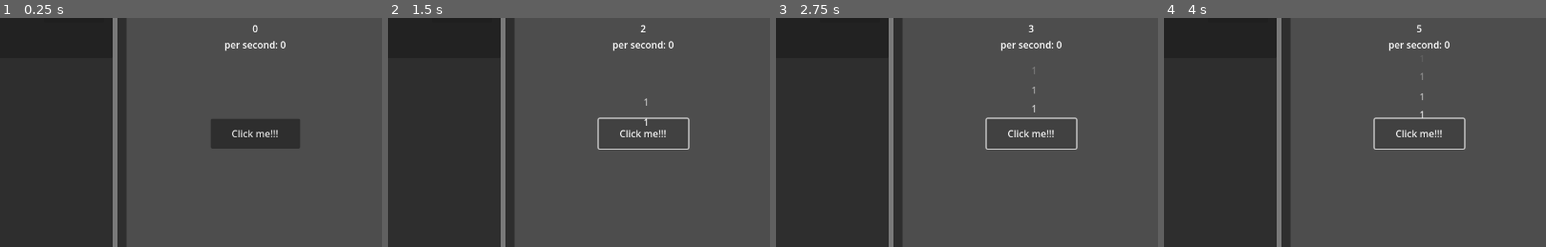
Above: before the commit, frames 1-4 (left to right).
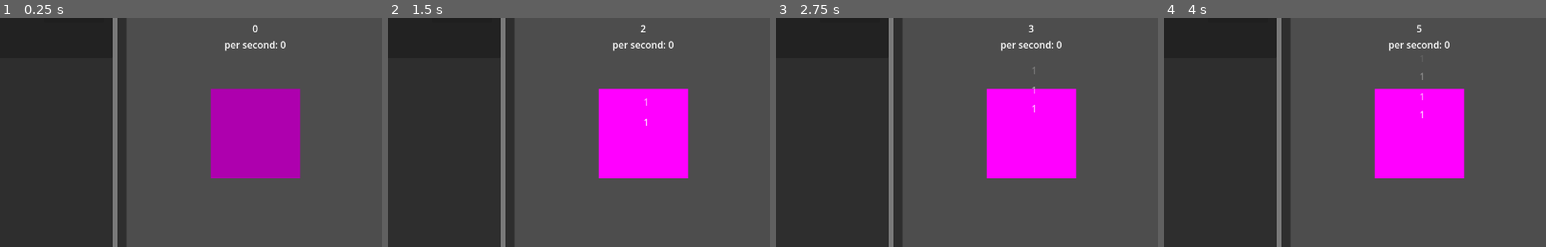
Above: after the commit, the same moments.

Repository: O-39889/tmic
Game: Godot game, scene res://scenes/Main.tscn
Same seed, same stepped clock (60 frames per second), same inputs: the game is played once before the commit and once after it.
Inputs (mouse positions are % of the whole screen's width and height, from its top left):
- Up to frame 1 (0.25 s): no input
- Up to frame 2 (1.5 s): click (83, 53) at 0.5 s, where only the run before the commit has a clickable "Click me!!!"; click (83, 53) at 1.27 s
- Up to frame 3 (2.75 s): click (83, 53) at 2 s, where only the run before the commit has a clickable "Click me!!!"
- Up to frame 4 (4 s): click (83, 53) at 2.77 s; click (83, 53) at 3.5 s, where only the run before the commit has a clickable "Click me!!!"
The pictures show only the part of the screen within x 50-100%, y 28-78%; the shares and areas given below are measured in that part.

The runs differ from the first frame. In frame 1, 9.3% of the frame differs, in the area x 55-79%, y 30-70%; in frame 2, 9.4%; in frame 3, 9.4%, in the area x 54-79%, y 30-70%; in frame 4, 9.4%.

Commit message:
Change Main to use ClickMe

Diff:
--- a/scenes/ClickMe.tscn
+++ b/scenes/ClickMe.tscn
@@ -3,13 +3,15 @@
 [ext_resource type="Texture2D" uid="uid://puou6pdgyigj" path="res://assets/textures/ClickMePlaceholder.tres" id="1_0gcv5"]
 [ext_resource type="Script" path="res://scripts/ClickMe.gd" id="1_dovui"]
 
-[node name="AspectRatioContainer" type="AspectRatioContainer"]
+[node name="ClickMe" type="AspectRatioContainer"]
+modulate = Color(0.682353, 0.682353, 0.682353, 1)
 custom_minimum_size = Vector2(150, 150)
 offset_right = 40.0
 offset_bottom = 40.0
+mouse_filter = 2
+script = ExtResource("1_dovui")
 
-[node name="ClickMe" type="TextureButton" parent="."]
-modulate = Color(0.681423, 0.681423, 0.681423, 1)
+[node name="TextureButton" type="TextureButton" parent="."]
 custom_minimum_size = Vector2(150, 150)
 layout_mode = 2
 texture_normal = ExtResource("1_0gcv5")
@@ -17,8 +19,7 @@
 texture_hover = ExtResource("1_0gcv5")
 texture_disabled = ExtResource("1_0gcv5")
 texture_focused = ExtResource("1_0gcv5")
-script = ExtResource("1_dovui")
 
-[connection signal="mouse_entered" from="ClickMe" to="ClickMe" method="_on_mouse_entered"]
-[connection signal="mouse_exited" from="ClickMe" to="ClickMe" method="_on_mouse_exited"]
-[connection signal="pressed" from="ClickMe" to="ClickMe" method="_on_pressed"]
+[connection signal="mouse_entered" from="TextureButton" to="." method="_on_mouse_entered"]
+[connection signal="mouse_exited" from="TextureButton" to="." method="_on_mouse_exited"]
+[connection signal="pressed" from="TextureButton" to="." method="_on_click_me_pressed"]
--- a/scenes/Main.tscn
+++ b/scenes/Main.tscn
@@ -1,6 +1,7 @@
-[gd_scene load_steps=2 format=3 uid="uid://i15pl33k6qwe"]
+[gd_scene load_steps=3 format=3 uid="uid://i15pl33k6qwe"]
 
 [ext_resource type="Script" path="res://scripts/Main.gd" id="1_exypd"]
+[ext_resource type="PackedScene" uid="uid://oit24pi7quno" path="res://scenes/ClickMe.tscn" id="2_e5n4g"]
 
 [node name="Main" type="Control"]
 layout_mode = 3
@@ -86,8 +87,10 @@
 layout_mode = 2
 
 [node name="ClickMeBtn" type="Button" parent="ThreeContainer/Rightmost/VBoxContainer/CenterContainer"]
+visible = false
 custom_minimum_size = Vector2(150, 50)
 layout_mode = 2
 text = "Click me!!!"
 
-[connection signal="pressed" from="ThreeContainer/Rightmost/VBoxContainer/CenterContainer/ClickMeBtn" to="." method="_on_button_pressed"]
+[node name="ClickMe" parent="ThreeContainer/Rightmost/VBoxContainer/CenterContainer" instance=ExtResource("2_e5n4g")]
+layout_mode = 2
--- a/scripts/ClickMe.gd
+++ b/scripts/ClickMe.gd
@@ -1,4 +1,7 @@
-extends TextureButton
+extends AspectRatioContainer
+
+
+signal clicked;
 
 
 # Called when the node enters the scene tree for the first time.
@@ -19,5 +22,5 @@
 	modulate = Color("#aeaeae")
 
 
-func _on_pressed():
-	print("Pressed!");
+func _on_click_me_pressed():
+	clicked.emit();
--- a/scripts/Main.gd
+++ b/scripts/Main.gd
@@ -15,6 +15,7 @@
 @onready var businesses_list := find_child("BusinessesList");
 @onready var bank_counter := find_child("BankCounter")
 @onready var ips_counter := find_child("IpsCounter");
+@onready var clickme := find_child("ClickMe");
 
 
 var business_nodes: Dictionary;
@@ -22,9 +23,10 @@
 
 # Called when the node enters the scene tree for the first time.
 func _ready():
+	print("Main scene loaded");
+	clickme.clicked.connect(_on_clicked);
 	find_child("SpinBox").max_value = INF;
 	get_window().min_size = Vector2i(1024, 768);
-	print("Main scene loaded");
 	# no!! should actually only add the unlocked ones
 	var previous : Control = null;
 	for b in Game.businesses:
@@ -74,6 +76,19 @@
 	ips_counter.text = 'per second: ' + Globals.format_num(Game.ips, 2);
 
 
+func handle_click():
+	Game.base_click_production = find_child("SpinBox").value;
+	var produced : float = Game.get_click_production();
+	Game.counter_all_time += produced;
+	Game.counter += produced;
+	update_counter();
+	var pos := get_viewport().get_mouse_position();
+	var label := click_label.instantiate();
+	label.text = Globals.format_num(produced);
+	label.position = pos - Vector2(0, 25);
+	add_child(label);
+
+
 func _on_business_purchased(short_name: String, amount: int):
 	var b_node : PanelContainer = business_nodes[short_name];
 	b_node.business.count += 1;
@@ -85,13 +100,8 @@
 
 
 func _on_button_pressed():
-	Game.base_click_production = find_child("SpinBox").value;
-	var produced : float = Game.get_click_production();
-	Game.counter_all_time += produced;
-	Game.counter += produced;
-	update_counter();
-	var pos := get_viewport().get_mouse_position();
-	var label := click_label.instantiate();
-	label.text = Globals.format_num(produced);
-	label.position = pos - Vector2(0, 25);
-	add_child(label);
+	pass
+
+
+func _on_clicked():
+	handle_click();
